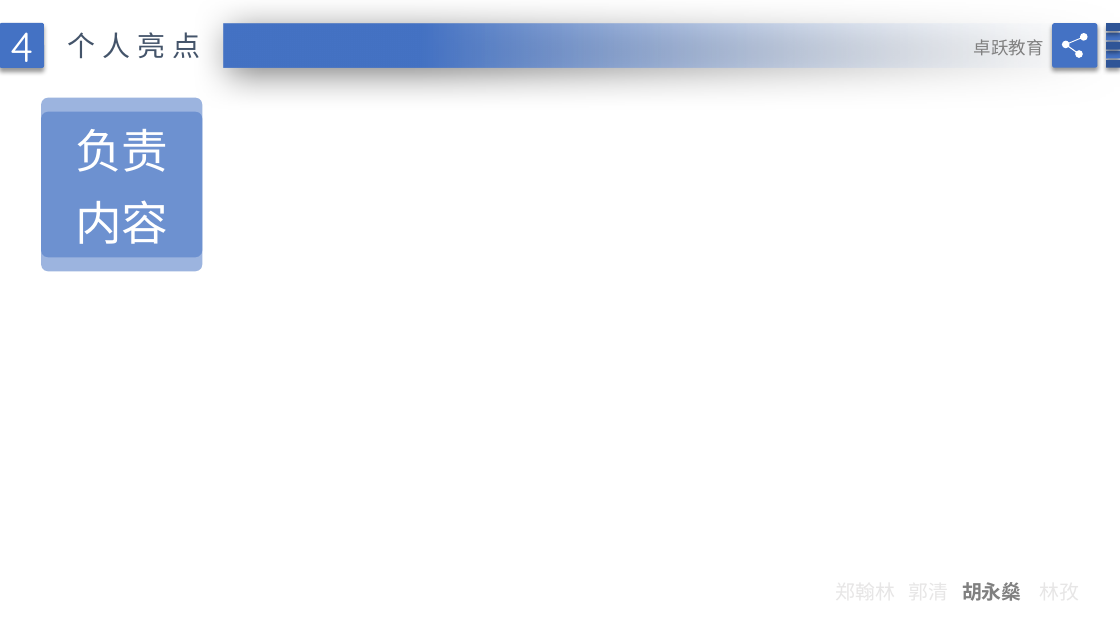
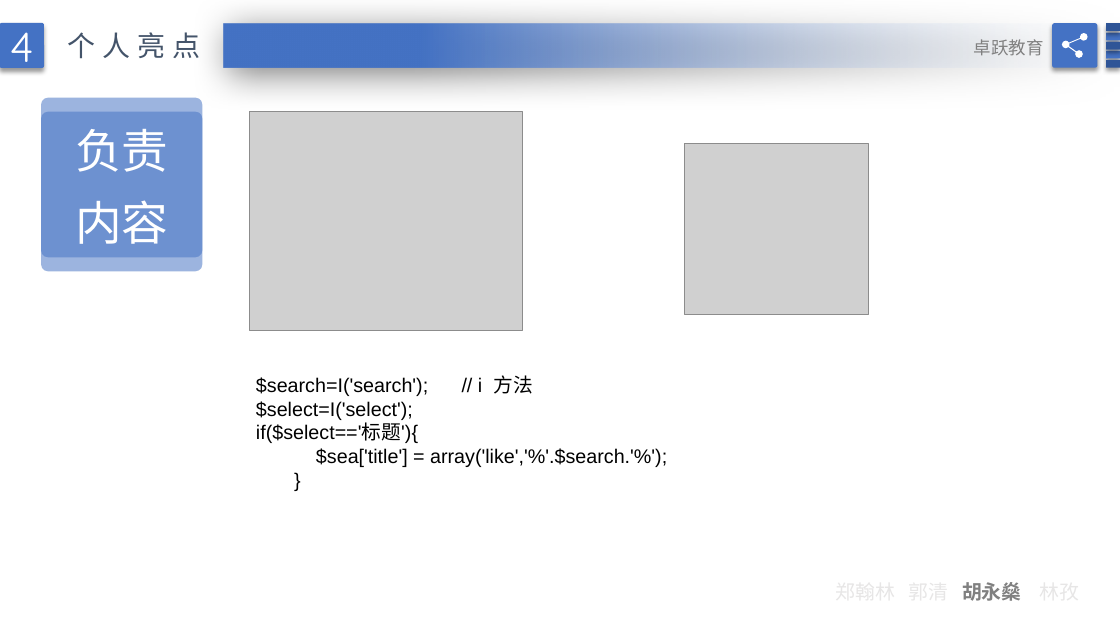
Before and after one commit to TestingTestings/Project_4, a slide deck: slide 31 of doc/简洁蓝色毕业论文答辩PPT模版.pptx. Drawn at 1120x630 pixels with LibreOffice and Linux fonts; fonts in the diff are those of the drawing; grey boxes stand for pictures; background and template pictures are left out. Boxes give left, top, right and bottom in pixels: in the first picture for what was removed or moved away, otherwise in the second. Text is boxed around its words. In the diff, an @@ line names an element or a change of style, - is before the commit and + after.

Commit message:
ppt

```diff
--- a/doc/简洁蓝色毕业论文答辩PPT模版.pptx
+++ b/doc/简洁蓝色毕业论文答辩PPT模版.pptx
@@ picture added at (250,112,523,330) @@
@@ picture added at (685,144,869,315) @@
@@ text added at (256,375,667,467), 16.9 pt, text #000000 @@
+$search=I('search'); // i 方法
+$select=I('select');
+if($select=='标题'){
+$sea['title'] = array('like','%'.$search.'%');
+}
```
Also in this commit, not shown: 6 other slides changed, 3 slides added.
